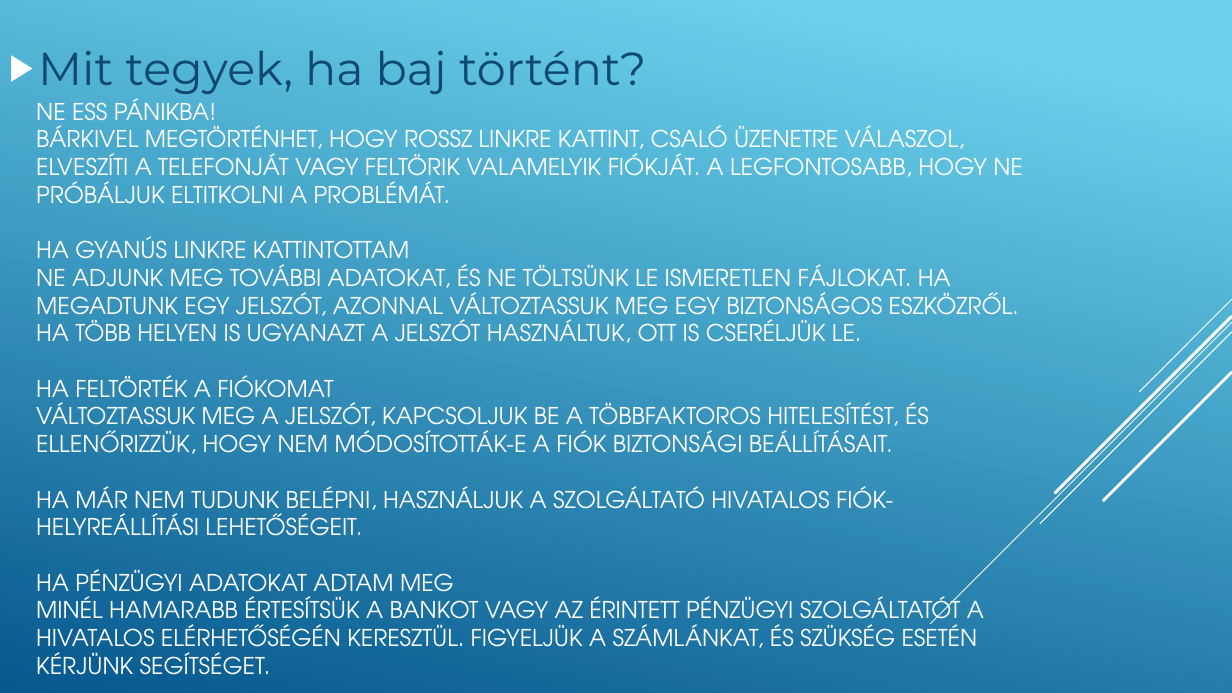
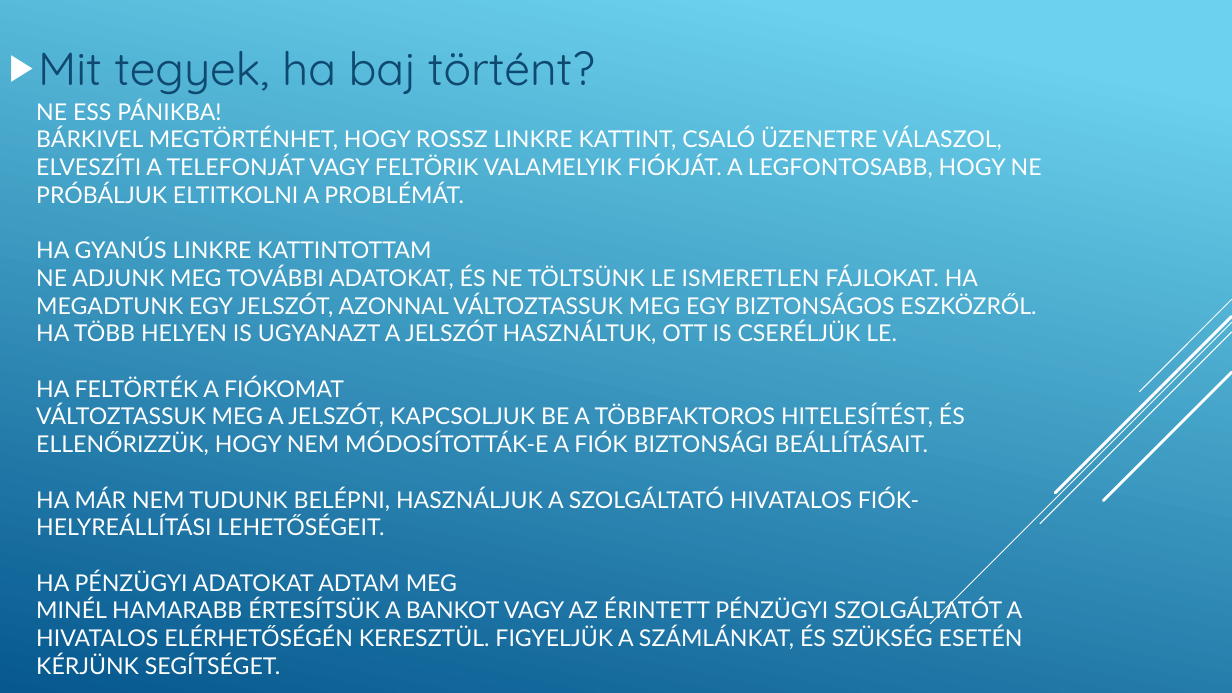
Before and after one commit to Kerozinus/26-27-Szoftver, a slide deck: slide 13 of IKT_SMH/11evfolyam_BiztonsagosCsalad/Biztonságos család az interneten.pptx. Drawn at 1232x693 pixels with LibreOffice and Linux fonts; fonts in the diff are those of the drawing. Boxes give left, top, right and bottom in pixels: in the first picture for what was removed or moved away, otherwise in the second. Text is boxed around its words. In the diff, an @@ line names an element or a change of style, - is before the commit and + after.

```diff
--- a/IKT_SMH/11evfolyam_BiztonsagosCsalad/Biztonságos család az interneten.pptx
+++ b/IKT_SMH/11evfolyam_BiztonsagosCsalad/Biztonságos család az interneten.pptx
@@ text "Mit tegyek, ha baj történt?" at [38, 51, 595, 94]: font Montserrat to Quicksand @@
@@ title "NE ESS PÁNIKBA! BÁRKIVEL MEGTÖRTÉNHET, ..." at [36, 99, 1042, 675]: font TeX Gyre Adventor to Lato @@
```
Also in this commit, not shown: 13 other slides changed, 1 slide added, 1 other file.
